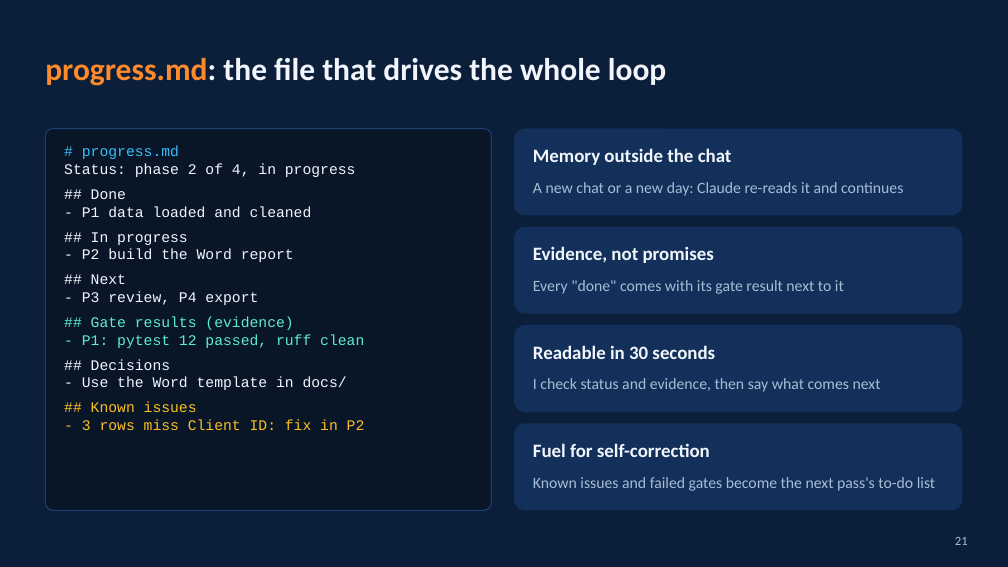
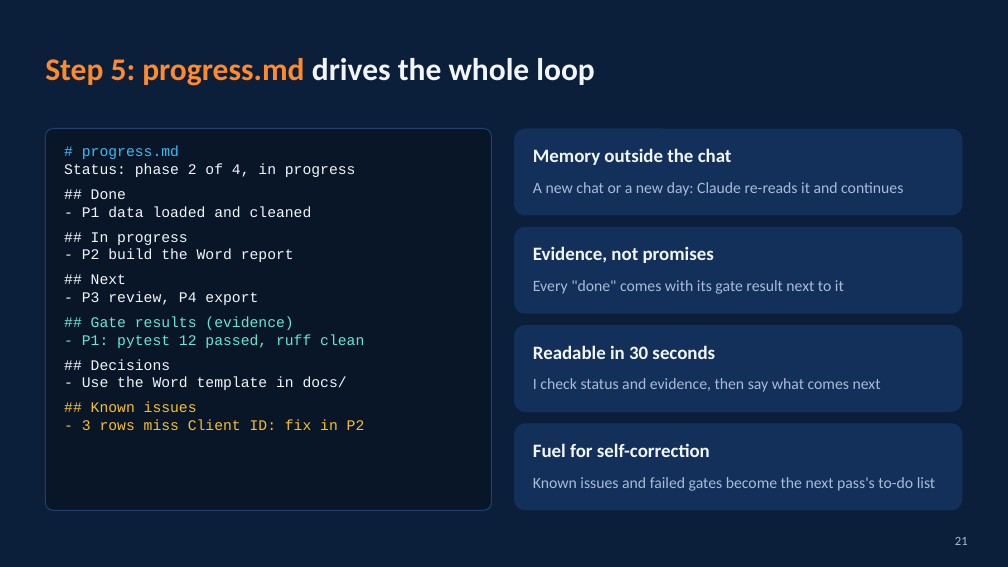
Before and after one commit to HinePo/ai-agent-learning-path, a slide deck: slide 21 of resources/claude_code_vscode_tricks.pptx. Drawn at 1008x567 pixels with LibreOffice and Linux fonts; fonts in the diff are those of the drawing. Boxes give left, top, right and bottom in pixels: in the first picture for what was removed or moved away, otherwise in the second. Text is boxed around its words. In the diff, an @@ line names an element or a change of style, - is before the commit and + after.

```diff
--- a/resources/claude_code_vscode_tricks.pptx
+++ b/resources/claude_code_vscode_tricks.pptx
@@ title at [45,58,594,86]: text changed @@
-progress.md: the file that drives the whole loop
+Step 5: progress.md drives the whole loop
```
Also in this commit, not shown: 7 other slides changed, 1 other file.
